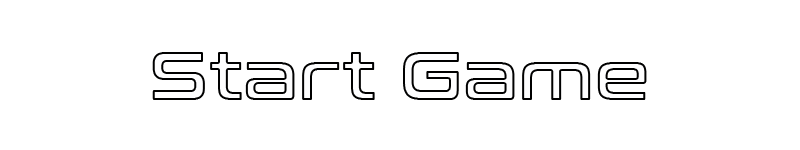
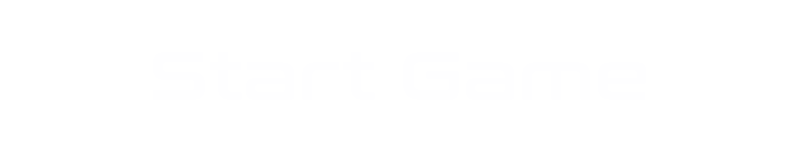
Layer changes from the first 800×150 image to the second:
pixels changed over (152, 52, 647, 100) (layer not identified)
